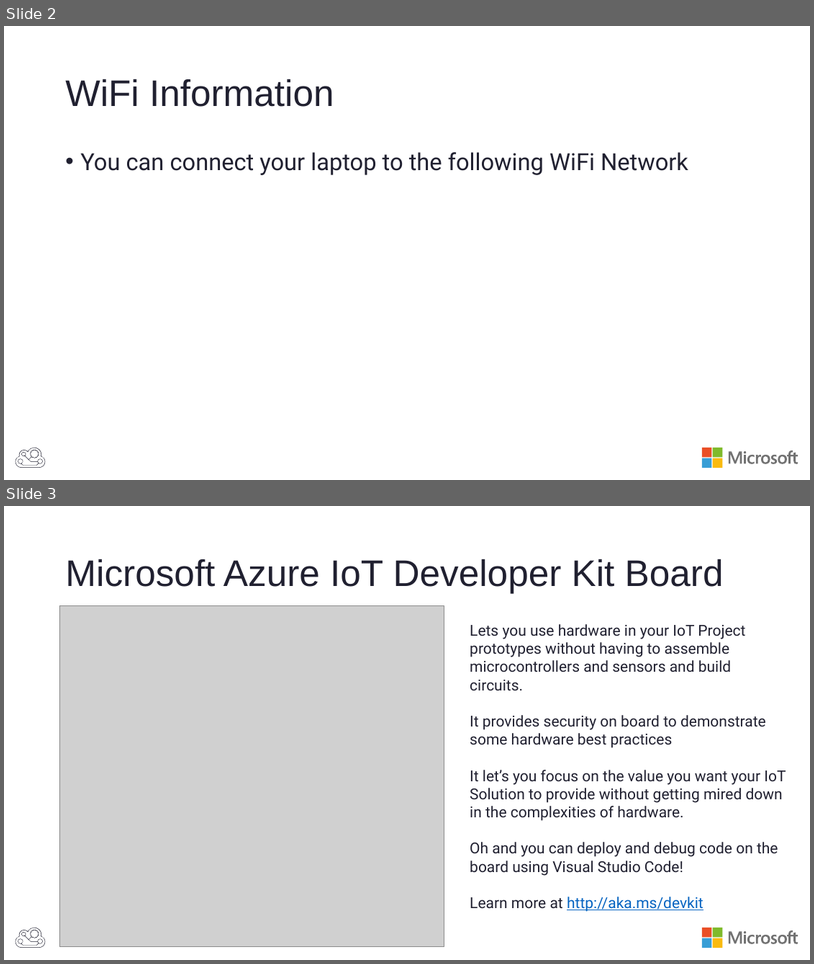
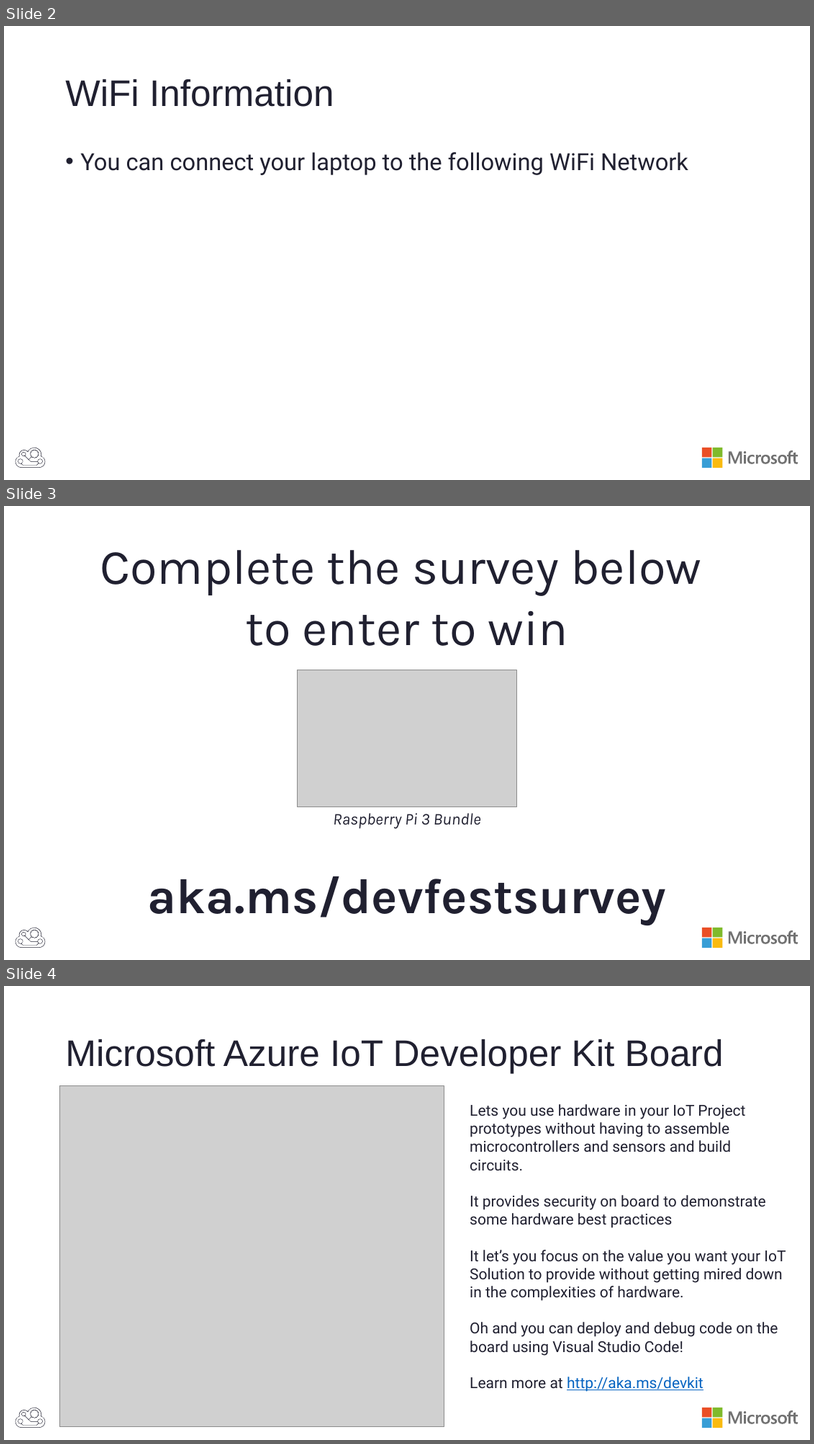
Before and after one commit to BretStateham/FlySimExpress, a slide deck: Slides/FlySimExpress.pptx. Shown one above the other, each under a label of ours: slides 2 and 3 before the commit, slides 2, 3 and 4 after it. The pictures are 814x964 and 814x1444 pixels, drawn with LibreOffice and Linux fonts; fonts in the diff are those of the drawing; grey boxes stand for pictures. Boxes give left, top, right and bottom in pixels: in the first picture for what was removed or moved away, otherwise in the second. Text is boxed around its words. In the diff, an @@ line names an element or a change of style, - is before the commit and + after.

```diff
--- a/Slides/FlySimExpress.pptx
+++ b/Slides/FlySimExpress.pptx
@@ slide 3 added at (4,506,810,960), background #FFFFFF; not listed: 6 template elements that a slide beside it also shows @@
@@ text added at (100,550,702,646), 58.8 pt, text #202030 @@
+Complete the survey below
+to enter to win
@@ picture added at (298,670,517,807) @@
@@ text added at (333,813,481,829), 19.6 pt, text #202030, italic @@
+Raspberry Pi 3 Bundle
@@ text added at (148,876,666,924), 58.8 pt, text #202030, bold @@
+aka.ms/devfestsurvey
@@ what was slide 3 is now slide 4 @@
```
Also in this commit, not shown: 2 slides changed, 9 other slides added, 4 slides removed.
